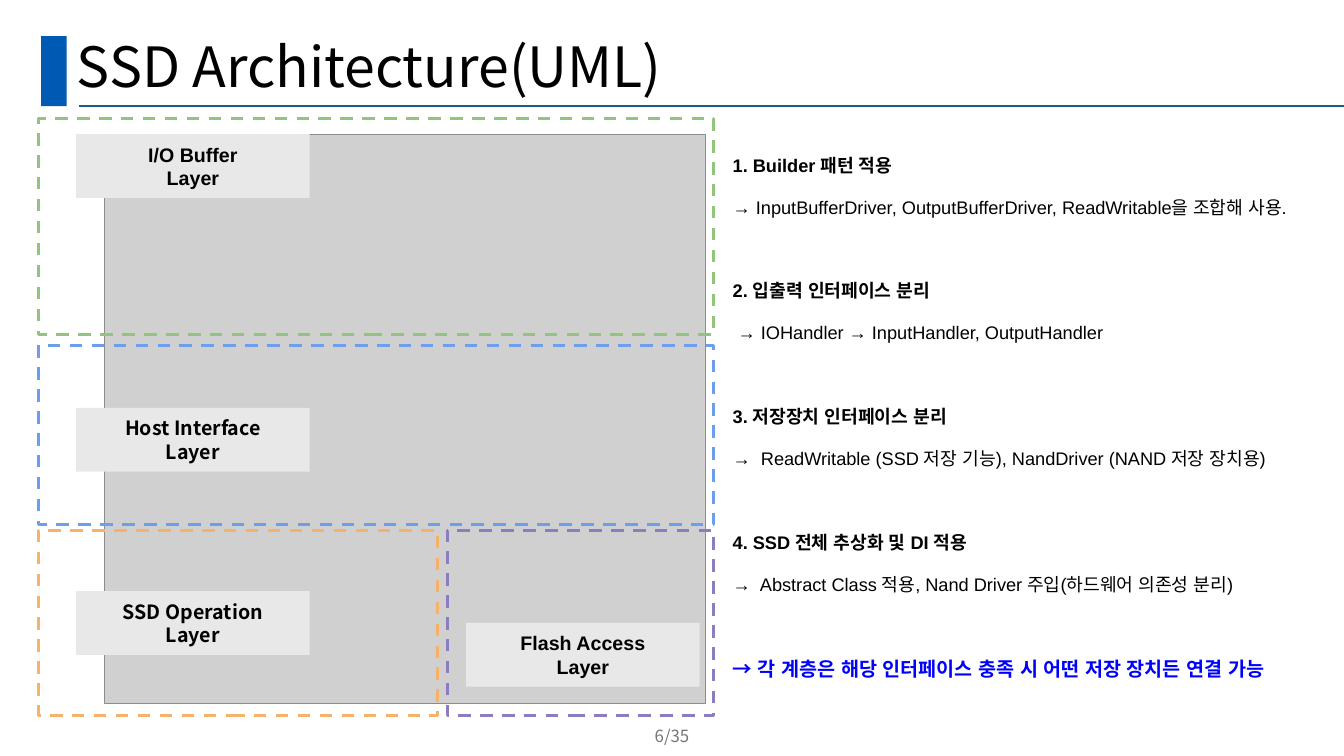
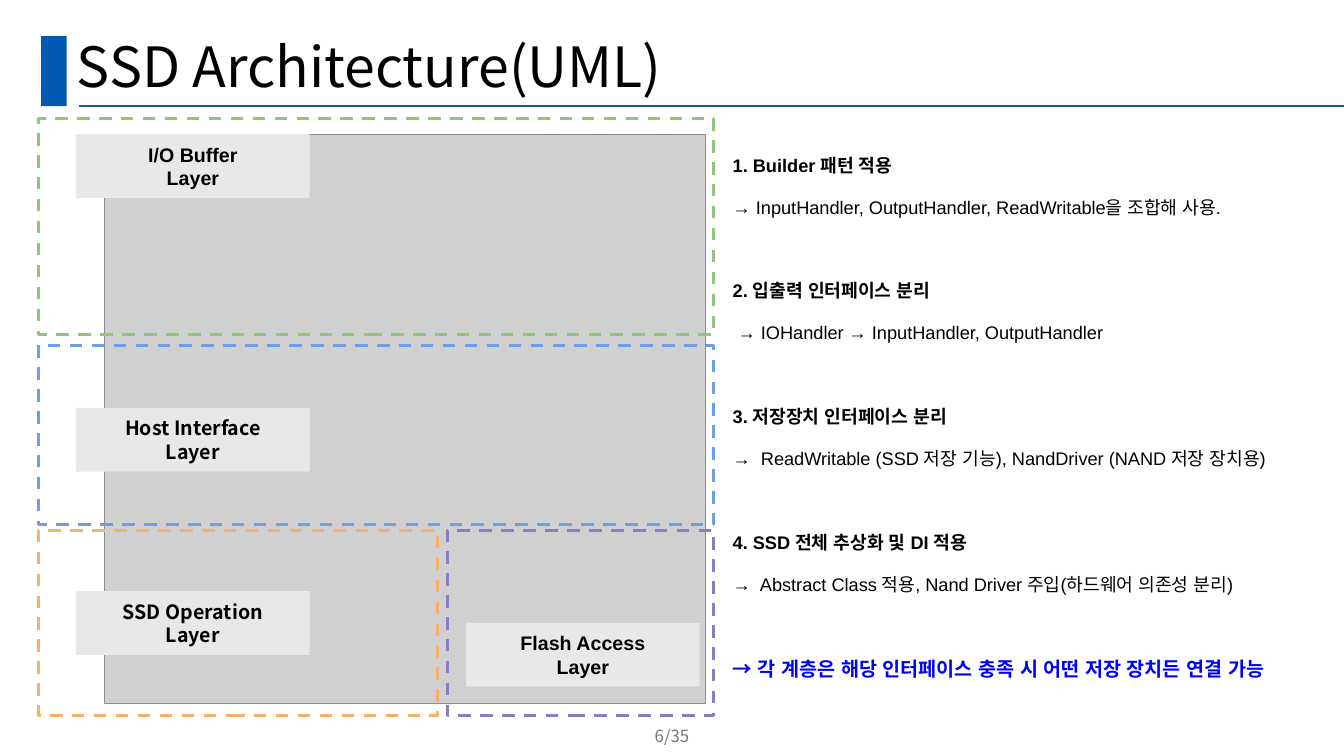
Before and after one commit to sunw-moon-9136/ssd-accept-all, a slide deck: slide 6 of presentation/25_CRA_5차_JAVA_A조.pptx. Drawn at 1344x756 pixels with LibreOffice and Linux fonts; fonts in the diff are those of the drawing; grey boxes stand for pictures. Boxes give left, top, right and bottom in pixels: in the first picture for what was removed or moved away, otherwise in the second. Text is boxed around its words. In the diff, an @@ line names an element or a change of style, - is before the commit and + after.

```diff
--- a/presentation/25_CRA_5차_JAVA_A조.pptx
+++ b/presentation/25_CRA_5차_JAVA_A조.pptx
@@ text at (x1=756, y1=198, x2=1221, y2=218): text changed @@
-→ InputBufferDriver, OutputBufferDriver, ReadWritable을 조합해 사용.
+→ InputHandler, OutputHandler, ReadWritable을 조합해 사용.
```
Also in this commit, not shown: 6 other slides changed, 1 slide added.
